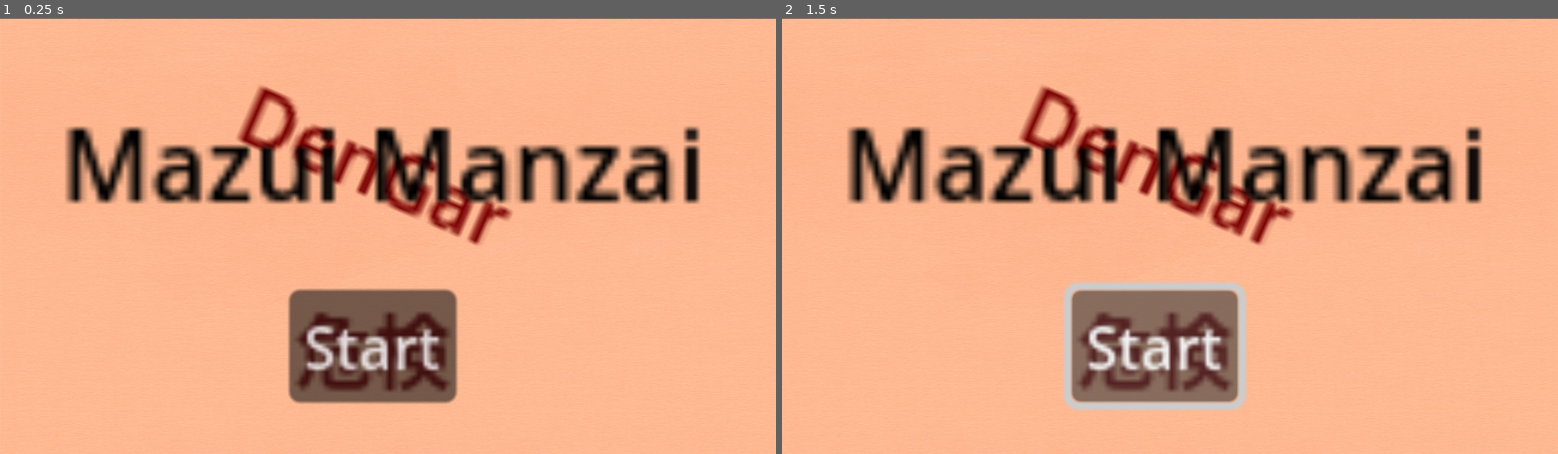
Above: before the commit, frames 1-2 (left to right).
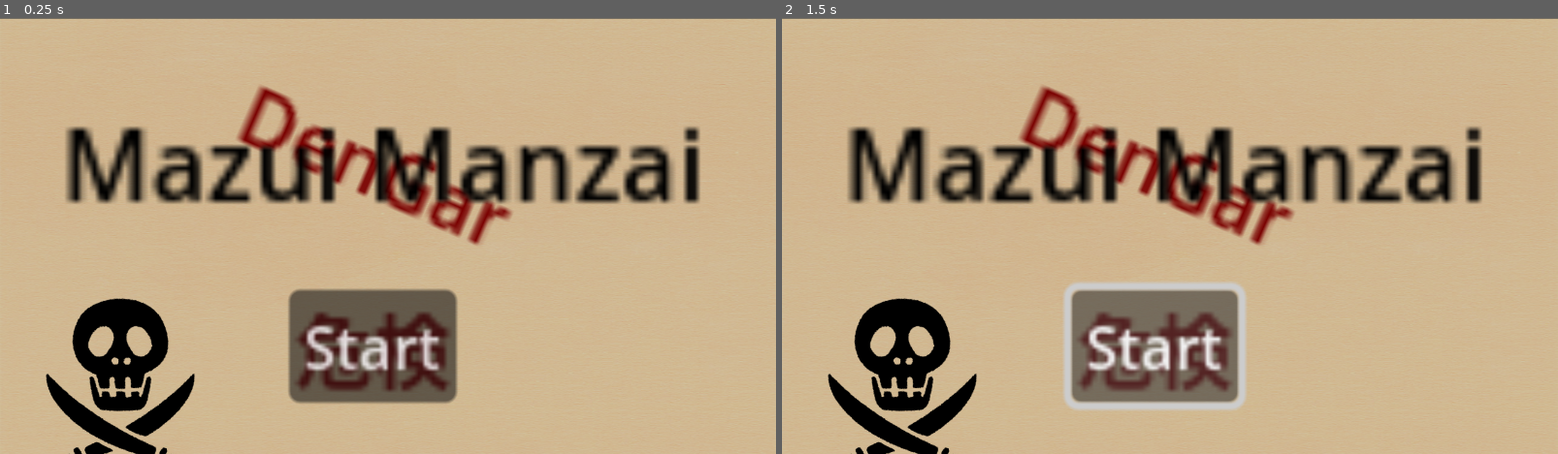
Above: after the commit, the same moments.

Repository: gamedevshirious/MazuiManzai
Game: Godot game, scene res://scenes/Seima/Seima_UI.tscn
Same seed, same stepped clock (60 frames per second), same inputs: the game is played once before the commit and once after it. This scene is started directly instead of the project's main scene.
Inputs:
- Up to frame 1 (0.25 s): no input
- Up to frame 2 (1.5 s): click "Start" at 0.5 s; click "Start" at 1.25 s

The runs differ from the first frame. In frame 1, 87% of the frame differs, in the area x 0-100%, y 0-100%; in frame 2, 86%.

Commit message:
New Scene

Diff:
--- a/scenes/Seima/Seima_UI.tscn
+++ b/scenes/Seima/Seima_UI.tscn
@@ -1,5 +1,6 @@
-[gd_scene load_steps=3 format=3 uid="uid://box8xlq6lmy81"]
+[gd_scene load_steps=4 format=3 uid="uid://box8xlq6lmy81"]
 
+[ext_resource type="Texture2D" uid="uid://1bbu5bo53ea7" path="res://assets/images/dokuro.png" id="2_76p5s"]
 [ext_resource type="Texture2D" uid="uid://clj1l4b3jrsom" path="res://assets/images/iro.jpg" id="2_lqd0g"]
 
 [sub_resource type="GDScript" id="GDScript_w33jm"]
@@ -31,6 +32,7 @@
 texture = ExtResource("2_lqd0g")
 
 [node name="Iro3" type="Sprite2D" parent="."]
+modulate = Color(0.823529, 1, 1, 1)
 position = Vector2(640.51, 364.463)
 scale = Vector2(2.00465, 0.825283)
 texture = ExtResource("2_lqd0g")
@@ -76,4 +78,8 @@
 horizontal_alignment = 1
 vertical_alignment = 1
 
+[node name="Dokuro" type="Sprite2D" parent="."]
+position = Vector2(199, 622)
+texture = ExtResource("2_76p5s")
+
 [connection signal="pressed" from="Button" to="." method="_on_button_pressed"]
--- /dev/null
+++ b/scenes/Seima/seima_endscenes_node_2d.tscn
@@ -0,0 +1,27 @@
+[gd_scene load_steps=2 format=3 uid="uid://cs8i0455uy004"]
+
+[ext_resource type="Texture2D" uid="uid://clj1l4b3jrsom" path="res://assets/images/iro.jpg" id="1_xdnrl"]
+
+[node name="seima_endscenesNode2D" type="Node2D"]
+
+[node name="Iro3" type="Sprite2D" parent="."]
+modulate = Color(0.823529, 1, 1, 1)
+position = Vector2(640.51, 364.463)
+scale = Vector2(2.00465, 0.825283)
+texture = ExtResource("1_xdnrl")
+
+[node name="Label" type="Label" parent="."]
+offset_left = 292.0
+offset_top = 96.0
+offset_right = 369.0
+offset_bottom = 119.0
+scale = Vector2(10, 10)
+text = "game set"
+
+[node name="Label2" type="Label" parent="."]
+offset_left = 240.0
+offset_top = 444.0
+offset_right = 297.0
+offset_bottom = 467.0
+scale = Vector2(4, 4)
+text = "Winner"
--- /dev/null
+++ b/scenes/Seima/seima_setumei_node.tscn
@@ -0,0 +1,70 @@
+[gd_scene load_steps=2 format=3 uid="uid://cqh2dy5bkctnk"]
+
+[ext_resource type="Texture2D" uid="uid://clj1l4b3jrsom" path="res://assets/images/iro.jpg" id="1_17mq0"]
+
+[node name="setumeiNode2D" type="Node2D"]
+
+[node name="Iro3" type="Sprite2D" parent="."]
+modulate = Color(0.823529, 1, 1, 1)
+position = Vector2(640.51, 364.463)
+scale = Vector2(2.00465, 0.825283)
+texture = ExtResource("1_17mq0")
+
+[node name="Label" type="Label" parent="."]
+offset_left = 230.0
+offset_top = 90.0
+offset_right = 288.0
+offset_bottom = 113.0
+scale = Vector2(4, 4)
+theme_override_colors/font_color = Color(0.466667, 0.309804, 0.14902, 1)
+text = "Player1"
+
+[node name="Label2" type="Label" parent="."]
+offset_left = 800.0
+offset_top = 90.0
+offset_right = 858.0
+offset_bottom = 113.0
+scale = Vector2(4, 4)
+theme_override_colors/font_color = Color(0.439216, 0.14902, 0.0823529, 1)
+text = "Player2"
+
+[node name="Label3" type="Label" parent="."]
+offset_left = 160.0
+offset_top = 200.0
+offset_right = 258.0
+offset_bottom = 275.0
+scale = Vector2(4, 4)
+theme_override_colors/font_color = Color(0.321569, 0, 0, 1)
+text = "Wキー　ジャンプ
+　　 or
+Sキー　しゃがむ"
+
+[node name="Label4" type="Label" parent="."]
+offset_left = 680.0
+offset_top = 200.0
+offset_right = 811.0
+offset_bottom = 275.0
+scale = Vector2(4, 4)
+theme_override_colors/font_color = Color(0.407843, 0.309804, 0.054902, 1)
+text = "↑upキー　上を叩く
+ 　　　  or
+↓Dnキー　下を叩く"
+
+[node name="Label5" type="Label" parent="."]
+offset_left = 244.0
+offset_top = 550.0
+offset_right = 415.0
+offset_bottom = 577.0
+scale = Vector2(5, 5)
+theme_override_colors/font_color = Color(0, 0, 0, 0.992157)
+text = "当たるかかわすかで勝負！"
+
+[node name="Label6" type="Label" parent="."]
+offset_left = 578.0
+offset_top = 102.0
+offset_right = 601.0
+offset_bottom = 125.0
+rotation = 0.0054147
+scale = Vector2(4, 4)
+theme_override_colors/font_color = Color(1, 0, 0, 1)
+text = "VS"
Binary file added: assets/images/dokuro.png
Not shown, added: assets/images/dokuro.png.import
Not shown, changed: credits.txt
